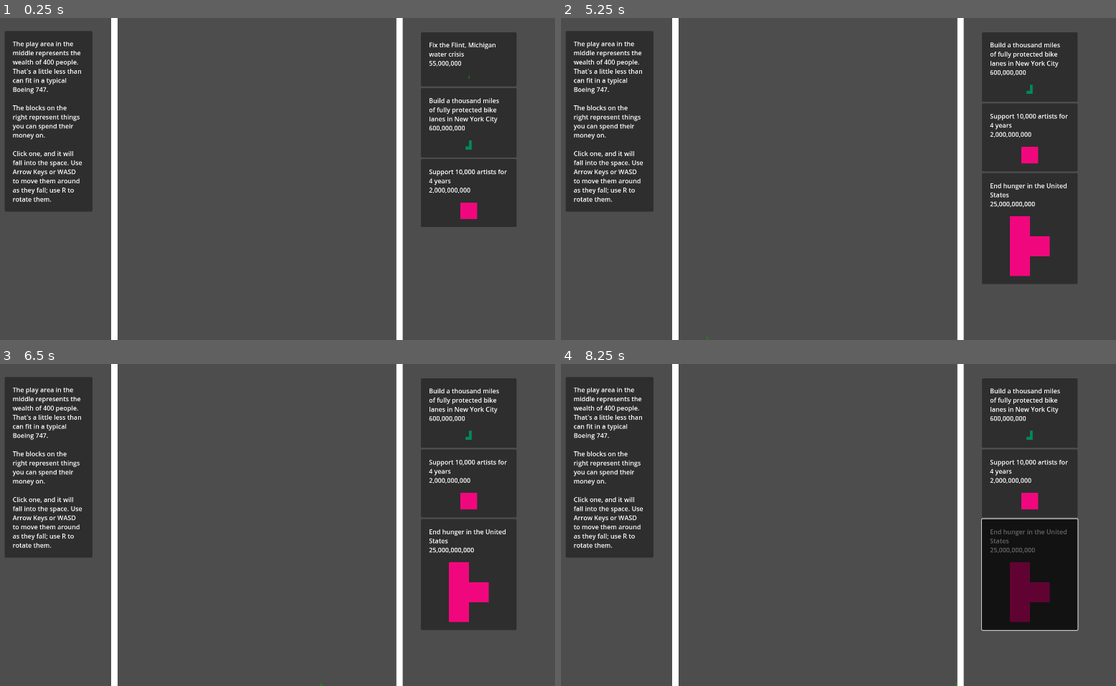
Above: before the commit, frames 1-4 (two rows, left to right).
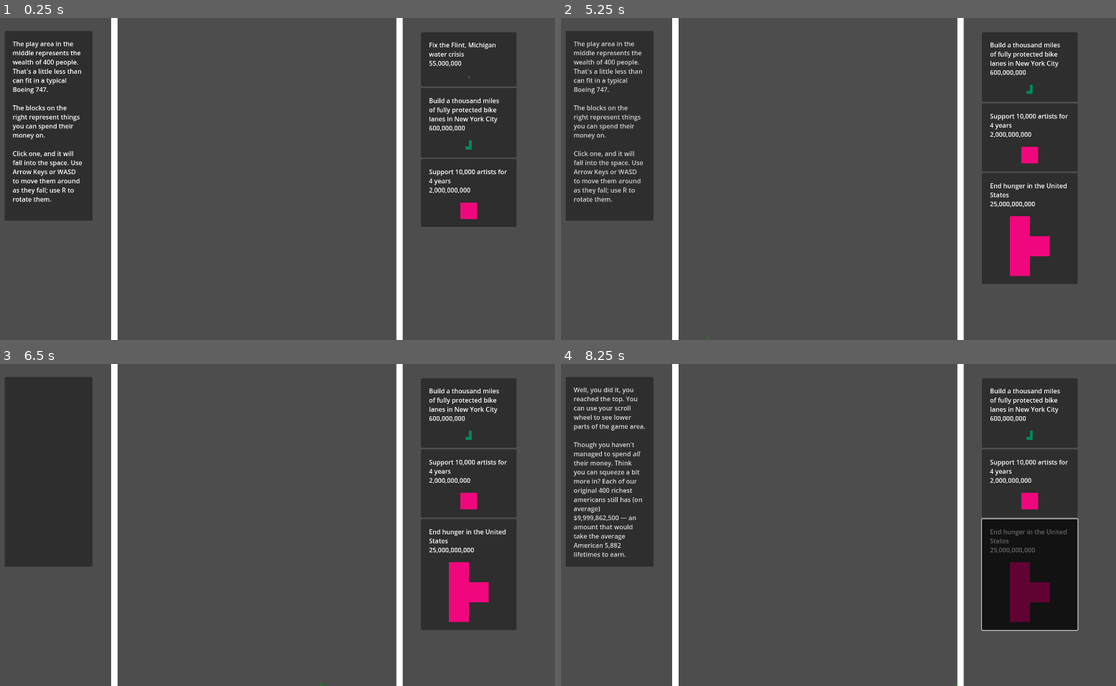
Above: after the commit, the same moments.

Repository: kksgandhi/other-peoples-money
Game: Godot game, scene res://scenes/game.tscn
Same seed, same stepped clock (60 frames per second), same inputs: the game is played once before the commit and once after it.
Inputs (mouse positions are in pixels of both pictures, inside the frame that each line leads up to):
- Up to frame 1 (0.25 s): no input
- Up to frame 2 (5.25 s): click (1027, 59) at 0.52 s; tap Enter at 1.25, 4.25 s; move the mouse to (810, 243) at 1.27 s; hold Right (right) 1.28-2.78 s; tap S (rotate) every 0.75 s from 1.35 to 5.1 s; click (810, 243) at 1.42 s; tap Space at 2, 5 s; move the mouse to (1010, 227) at 2.02 s; move the mouse to (666, 130) at 2.77 s; hold Left (left) 2.78-5.03 s; move the mouse to (866, 179) at 3.52 s; click (866, 179) at 3.67 s; move the mouse to (749, 98) at 4.27 s; tap Escape (debug) at 4.9 s; move the mouse to (966, 162) at 5.02 s; hold Right (right) from 5.03 s (still down)
- Up to frame 3 (6.5 s): keep holding Right (right); move the mouse to (160, 541) at 5.77 s; tap S (rotate) at 5.85 s; click (160, 541) at 5.92 s
- Up to frame 4 (8.25 s): keep holding Right (right); move the mouse to (894, 454) at 6.52 s; tap S (rotate) at 6.6, 7.35, 8.1 s; tap Enter at 7.25 s; move the mouse to (810, 589) at 7.27 s; move the mouse to (1010, 573) at 8.02 s; click (1010, 573) at 8.17 s

The runs differ from the first frame. In frame 1, 0.4% of the frame differs, in the area x 0-17%, y 60-63%; in frame 2, 1.1%; in frame 3, 1.8%; in frame 4, 2.4%, in the area x 0-17%, y 7-63%.

Commit message:
add counter on how much wealth was spent

Diff:
--- a/scenes/game.gd
+++ b/scenes/game.gd
@@ -23,6 +23,8 @@
   file.close()
 
 func _unhandled_input(event):
+  if event.is_action_pressed("debug"):
+    handle_debug()
   handle_scroll(event)
 
 @export var scroll_speed = 100
@@ -73,10 +75,12 @@
   spawned_tetromino.set_color(tetro_info.color)
   spawned_tetromino.set_tooltips(tetro_info.title)
 
+  remaining_wealth -= tetro_info.cost * 1000
+
 func _process(_delta):
   move_upwards_as_tetrominos_fall()
   handle_disable_sidebar()
-  handle_left_sidebar_instructions()
+  handle_leftsidebar_end_message()
 
 func handle_disable_sidebar():
   var all_tetrominos_bottomed_out = %tetrominos.get_children()\
@@ -91,6 +95,7 @@
 var highest_tetromino_y_position = 100000000
 var desired_offset := 0.0
 var is_broken := false
+var has_leftsidebar_animation_played = false
 func move_upwards_as_tetrominos_fall():
   # find the highest tetromino (by center)
   for tetromino in %tetrominos.get_children():
@@ -102,6 +107,9 @@
     is_broken = true
     desired_offset = highest_tetromino_y_position - game_movement_offset
     desired_offset = max(desired_offset, %Top.position.y - %Top.scale.y / 2)
+    if not has_leftsidebar_animation_played and desired_offset == %Top.position.y - %Top.scale.y / 2:
+      %LeftSideBarAnimationPlayer.play("fade_left_texts")
+      has_leftsidebar_animation_played = true
 
     %SpawnLocation.position.y = %OriginalSpawnLocation.position.y + desired_offset
     if is_camera_locked:
@@ -110,11 +118,11 @@
   var current_camera_move_speed = camera_move_speed if is_camera_locked else unlocked_camera_speed
   %MainCamera.position = lerp(%MainCamera.position, %CameraDestination.position, current_camera_move_speed)
 
-@export var display_scroll_message_position = 0
+@onready var remaining_wealth = Globals.top_400_wealth
+@onready var original_leftsidebar_end_text = %LeftSideBarEndText.text
+func handle_leftsidebar_end_message():
+  %LeftSideBarEndText.text = original_leftsidebar_end_text + " Each of our original 400 richest americans still has (on average) $" + Globals.comma_sep(remaining_wealth / 400) + " — an amount that would take the average American " + Globals.comma_sep(int(remaining_wealth / 400 / 1700000)) + " lifetimes to earn."
 
-@onready var instructions_text = %LeftSideBarText.text
-var has_scroll_message_started_displaying = false
-func handle_left_sidebar_instructions():
-  if not has_scroll_message_started_displaying and highest_tetromino_y_position < display_scroll_message_position:
-    has_scroll_message_started_displaying = true
-    %LeftSideBarText.text += "\n\n SCROLL"
+func handle_debug():
+  %LeftSideBarAnimationPlayer.play("fade_left_texts")
+  pass
--- a/scenes/game.tscn
+++ b/scenes/game.tscn
@@ -1,9 +1,70 @@
-[gd_scene load_steps=5 format=3 uid="uid://ca8bu6oaovpaw"]
+[gd_scene load_steps=8 format=3 uid="uid://ca8bu6oaovpaw"]
 
 [ext_resource type="Script" path="res://scenes/game.gd" id="1_3vnwj"]
 [ext_resource type="Texture2D" uid="uid://7htmx1ae8i1d" path="res://assets/images/1x1_white.png" id="1_5gkvc"]
 [ext_resource type="PackedScene" uid="uid://c7ehiibfu2wfs" path="res://scenes/walls/wall.tscn" id="3_r4ug3"]
 [ext_resource type="PackedScene" uid="uid://dcwfbqpcamdy7" path="res://scenes/walls/top.tscn" id="4_ut730"]
+
+[sub_resource type="Animation" id="Animation_iqrlk"]
+resource_name = "fade_left_texts"
+length = 5.0
+tracks/0/type = "value"
+tracks/0/imported = false
+tracks/0/enabled = true
+tracks/0/path = NodePath(".:modulate")
+tracks/0/interp = 1
+tracks/0/loop_wrap = true
+tracks/0/keys = {
+"times": PackedFloat32Array(2.5, 3.5),
+"transitions": PackedFloat32Array(1, 1),
+"update": 0,
+"values": [Color(1, 1, 1, 0), Color(1, 1, 1, 1)]
+}
+tracks/1/type = "value"
+tracks/1/imported = false
+tracks/1/enabled = true
+tracks/1/path = NodePath("../LeftSideBarText:modulate")
+tracks/1/interp = 1
+tracks/1/loop_wrap = true
+tracks/1/keys = {
+"times": PackedFloat32Array(0, 1.5),
+"transitions": PackedFloat32Array(1, 1),
+"update": 0,
+"values": [Color(1, 1, 1, 1), Color(1, 1, 1, 0)]
+}
+
+[sub_resource type="Animation" id="Animation_mhut5"]
+length = 0.001
+tracks/0/type = "value"
+tracks/0/imported = false
+tracks/0/enabled = true
+tracks/0/path = NodePath(".:modulate")
+tracks/0/interp = 1
+tracks/0/loop_wrap = true
+tracks/0/keys = {
+"times": PackedFloat32Array(0),
+"transitions": PackedFloat32Array(1),
+"update": 0,
+"values": [Color(1, 1, 1, 0)]
+}
+tracks/1/type = "value"
+tracks/1/imported = false
+tracks/1/enabled = true
+tracks/1/path = NodePath("../LeftSideBarText:modulate")
+tracks/1/interp = 1
+tracks/1/loop_wrap = true
+tracks/1/keys = {
+"times": PackedFloat32Array(0),
+"transitions": PackedFloat32Array(1),
+"update": 0,
+"values": [Color(1, 1, 1, 1)]
+}
+
+[sub_resource type="AnimationLibrary" id="AnimationLibrary_twwo8"]
+_data = {
+"RESET": SubResource("Animation_mhut5"),
+"fade_left_texts": SubResource("Animation_iqrlk")
+}
 
 [node name="Game" type="Node2D"]
 script = ExtResource("1_3vnwj")
@@ -79,20 +140,21 @@
 unique_name_in_owner = true
 layout_mode = 2
 
-[node name="Panel" type="PanelContainer" parent="CameraStuff/MainCamera"]
+[node name="LeftSideBar" type="PanelContainer" parent="CameraStuff/MainCamera"]
+unique_name_in_owner = true
 offset_left = -683.0
 offset_top = -372.0
 offset_right = -463.0
 offset_bottom = 82.0
 
-[node name="MarginContainer" type="MarginContainer" parent="CameraStuff/MainCamera/Panel"]
+[node name="MarginContainer" type="MarginContainer" parent="CameraStuff/MainCamera/LeftSideBar"]
 layout_mode = 2
 theme_override_constants/margin_left = 20
 theme_override_constants/margin_top = 20
 theme_override_constants/margin_right = 20
 theme_override_constants/margin_bottom = 20
 
-[node name="LeftSideBarText" type="RichTextLabel" parent="CameraStuff/MainCamera/Panel/MarginContainer"]
+[node name="LeftSideBarText" type="RichTextLabel" parent="CameraStuff/MainCamera/LeftSideBar/MarginContainer"]
 unique_name_in_owner = true
 custom_minimum_size = Vector2(180, 0)
 layout_mode = 2
@@ -100,8 +162,27 @@
 
 The blocks on the right represent things you can spend their money on.
 
-Click one, and it will fall into the space. Use Arrow Keys or WASD to move them around as they fall; use R to rotate them."
+Click one, and it will fall into the space. Use Arrow Keys or WASD to move them around as they fall; use R to rotate them.
+
+"
 fit_content = true
+
+[node name="LeftSideBarEndText" type="RichTextLabel" parent="CameraStuff/MainCamera/LeftSideBar/MarginContainer"]
+unique_name_in_owner = true
+modulate = Color(1, 1, 1, 0)
+custom_minimum_size = Vector2(180, 0)
+layout_mode = 2
+bbcode_enabled = true
+text = "Well, you did it, you reached the top. You can use your scroll wheel to see lower parts of the game area.
+
+Though you haven't managed to spend [i]all[/i] their money. Think you can squeeze a bit more in?"
+fit_content = true
+
+[node name="LeftSideBarAnimationPlayer" type="AnimationPlayer" parent="CameraStuff/MainCamera/LeftSideBar/MarginContainer/LeftSideBarEndText"]
+unique_name_in_owner = true
+libraries = {
+"": SubResource("AnimationLibrary_twwo8")
+}
 
 [node name="CameraDestination" type="Marker2D" parent="CameraStuff"]
 unique_name_in_owner = true
--- a/scenes/globals.gd
+++ b/scenes/globals.gd
@@ -1,6 +1,6 @@
 extends Node
 
-var thousands_of_dollars_per_pixel = 10000.0 / 4-.0
+var thousands_of_dollars_per_pixel = 10000.0 / 4.0
 
 var top_400_wealth = 4000000000000.0
 
